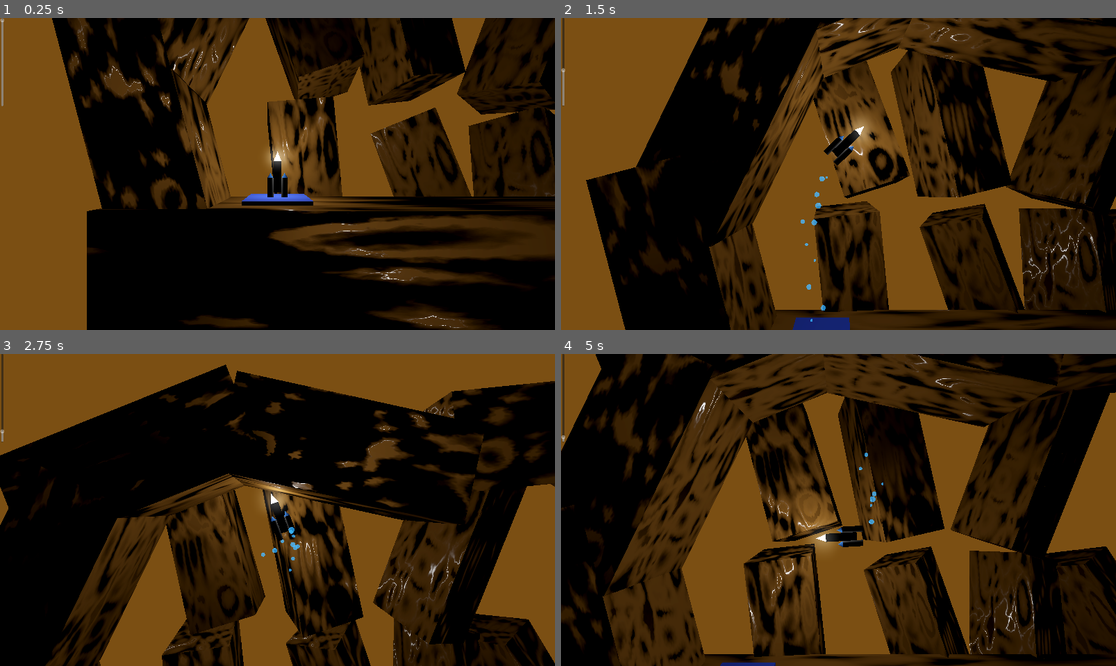
Above: before the commit, frames 1-4 (two rows, left to right).
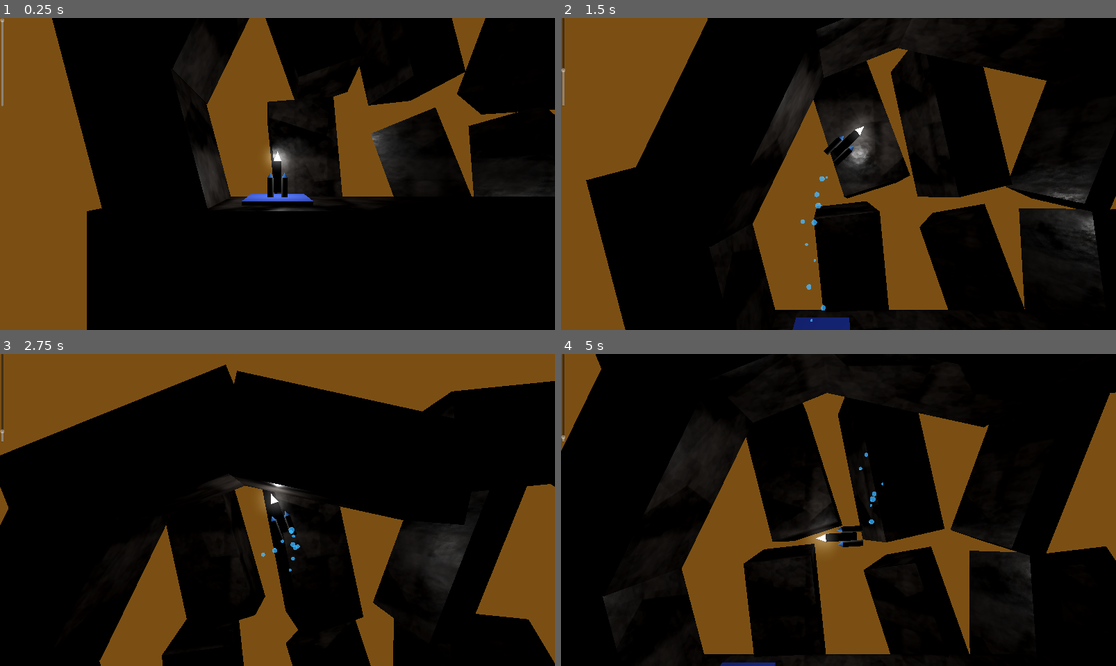
Above: after the commit, the same moments.

Repository: OutwardLightStudio/nexus
Game: Godot game, scene res://levels/level.tscn
Two runs of this game, one before a commit and one after it. Both use one fixed random seed, a clock stepped at 60 frames per second and the inputs below. Sound files missing from this copy of the repository are replaced by a short silence.
Inputs:
- Up to frame 1 (0.25 s): no input
- Up to frame 2 (1.5 s): hold D (rotate_right) 0.53-1.28 s; tap E (boost) at 0.6, 1.35 s; hold A (rotate_left) from 1.28 s (still down)
- Up to frame 3 (2.75 s): release A (rotate_left) at 2.03 s; hold D (rotate_right) from 2.03 s (still down); tap E (boost) at 2.1 s
- Up to frame 4 (5 s): release D (rotate_right) at 2.78 s; hold Space (thrust) 2.78-3.53 s; tap E (boost) at 2.85, 3.6, 4.35 s; hold A (rotate_left) from 3.53 s (still down)

The runs differ from the first frame. In frame 1, 30% of the frame differs, in the area x 12-100%, y 0-100%; in frame 2, 37%; in frame 3, 24%; in frame 4, 43%, in the area x 0-100%, y 0-100%.

Commit message:
Improve cave texture

Diff:
--- a/materials/cave_surface.tres
+++ b/materials/cave_surface.tres
@@ -1,28 +1,87 @@
-[gd_resource type="StandardMaterial3D" load_steps=5 format=3 uid="uid://hidwjxe5s765"]
+[gd_resource type="StandardMaterial3D" load_steps=9 format=3 uid="uid://hidwjxe5s765"]
 
 [sub_resource type="FastNoiseLite" id="FastNoiseLite_ch1jq"]
-noise_type = 0
-frequency = 0.0018
-fractal_type = 3
-fractal_octaves = 2
-fractal_gain = 0.8
+noise_type = 2
+frequency = 0.0003
+fractal_type = 2
+fractal_lacunarity = 2.5
+fractal_gain = 0.7
+cellular_return_type = 0
 domain_warp_enabled = true
+domain_warp_amplitude = 45.0
+domain_warp_frequency = 0.0008
 
 [sub_resource type="NoiseTexture2D" id="NoiseTexture2D_52p1h"]
+width = 2048
+height = 2048
 seamless = true
 noise = SubResource("FastNoiseLite_ch1jq")
 
-[sub_resource type="FastNoiseLite" id="FastNoiseLite_v82bb"]
+[sub_resource type="FastNoiseLite" id="FastNoiseLite_detail"]
+noise_type = 2
+frequency = 0.001
+fractal_type = 2
+fractal_octaves = 6
+fractal_lacunarity = 2.8
+domain_warp_enabled = true
+domain_warp_amplitude = 20.0
+domain_warp_frequency = 0.001
 
-[sub_resource type="NoiseTexture2D" id="NoiseTexture2D_u60q3"]
+[sub_resource type="NoiseTexture2D" id="NoiseTexture2D_detail"]
+width = 2048
+height = 2048
+seamless = true
+noise = SubResource("FastNoiseLite_detail")
+
+[sub_resource type="FastNoiseLite" id="FastNoiseLite_normal"]
+noise_type = 2
+frequency = 0.0005
+fractal_type = 2
+fractal_gain = 0.6
+domain_warp_enabled = true
+domain_warp_amplitude = 35.0
+domain_warp_frequency = 0.0007
+
+[sub_resource type="NoiseTexture2D" id="NoiseTexture2D_normal"]
+width = 2048
+height = 2048
 seamless = true
 as_normal_map = true
-bump_strength = 18.4
-noise = SubResource("FastNoiseLite_v82bb")
+noise = SubResource("FastNoiseLite_normal")
+
+[sub_resource type="FastNoiseLite" id="FastNoiseLite_rough"]
+noise_type = 2
+frequency = 0.001
+fractal_type = 2
+fractal_octaves = 4
+fractal_lacunarity = 2.5
+domain_warp_enabled = true
+domain_warp_amplitude = 25.0
+domain_warp_frequency = 0.0009
+
+[sub_resource type="NoiseTexture2D" id="NoiseTexture2D_rough"]
+width = 2048
+height = 2048
+seamless = true
+noise = SubResource("FastNoiseLite_rough")
 
 [resource]
-albedo_color = Color(0.651085, 0.457377, 0.213907, 1)
-roughness = 0.33
-roughness_texture = SubResource("NoiseTexture2D_u60q3")
+albedo_color = Color(0.35, 0.32, 0.3, 1)
+albedo_texture = SubResource("NoiseTexture2D_52p1h")
+metallic = 0.1
+metallic_texture = SubResource("NoiseTexture2D_detail")
+metallic_texture_channel = 1
+roughness = 0.85
+roughness_texture = SubResource("NoiseTexture2D_rough")
+roughness_texture_channel = 1
 normal_enabled = true
-normal_texture = SubResource("NoiseTexture2D_52p1h")
+normal_scale = 4.0
+normal_texture = SubResource("NoiseTexture2D_normal")
+heightmap_enabled = true
+heightmap_deep_parallax = true
+heightmap_min_layers = 8
+heightmap_max_layers = 32
+heightmap_texture = SubResource("NoiseTexture2D_52p1h")
+uv1_scale = Vector3(0.17, 0.19, 0.18)
+uv1_triplanar = true
+uv1_world_triplanar = true
